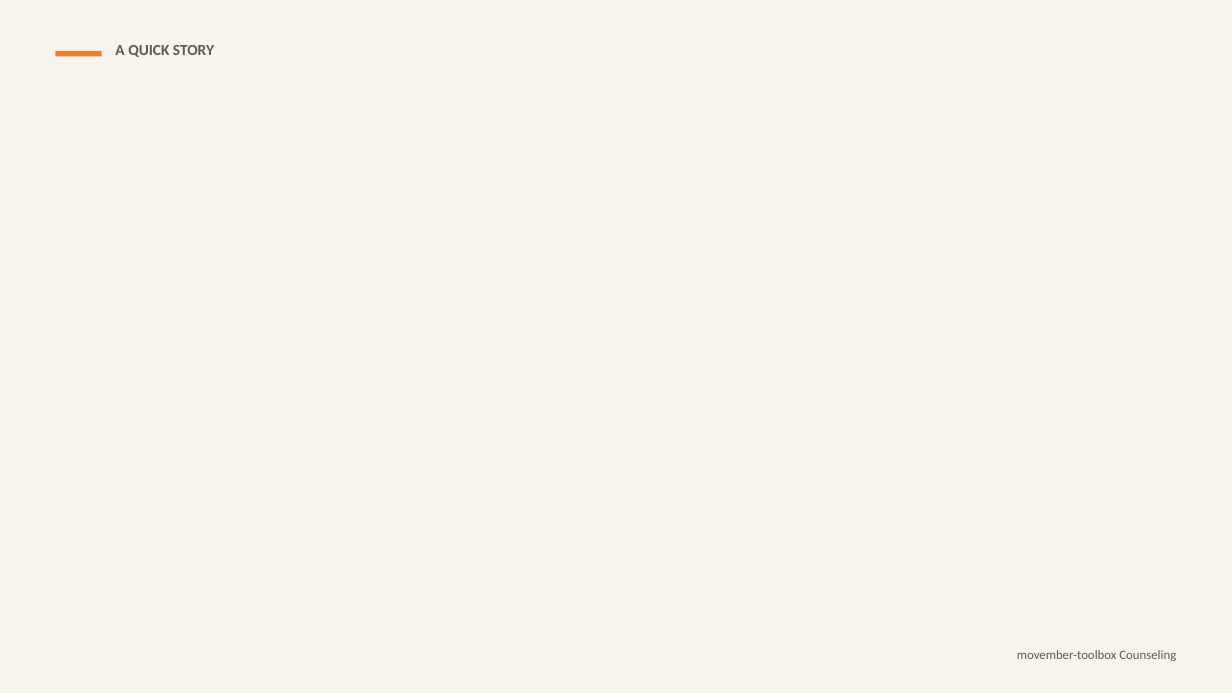
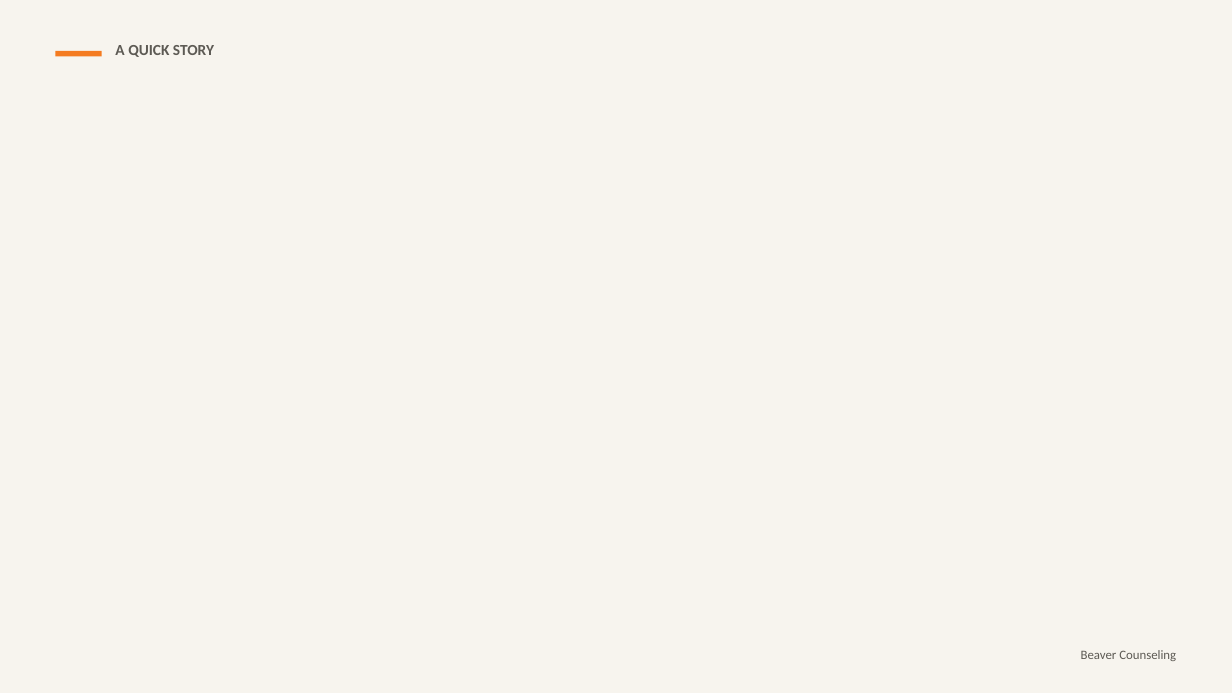
Before and after one commit to rmwtoolkit/bcds-toolkit, a slide deck: slide 11 of decks/movember-toolbox-lesson-v2.pptx. Drawn at 1232x693 pixels with LibreOffice and Linux fonts; fonts in the diff are those of the drawing; background and template pictures are left out. Boxes give left, top, right and bottom in pixels: in the first picture for what was removed or moved away, otherwise in the second. Text is boxed around its words. In the diff, an @@ line names an element or a change of style, - is before the commit and + after.

```diff
--- a/decks/movember-toolbox-lesson-v2.pptx
+++ b/decks/movember-toolbox-lesson-v2.pptx
@@ text at (x1=1081, y1=650, x2=1176, y2=661): text changed @@
-movember-toolbox Counseling
+Beaver Counseling
```
Also in this commit, not shown: 16 other slides changed, 3 other files.
